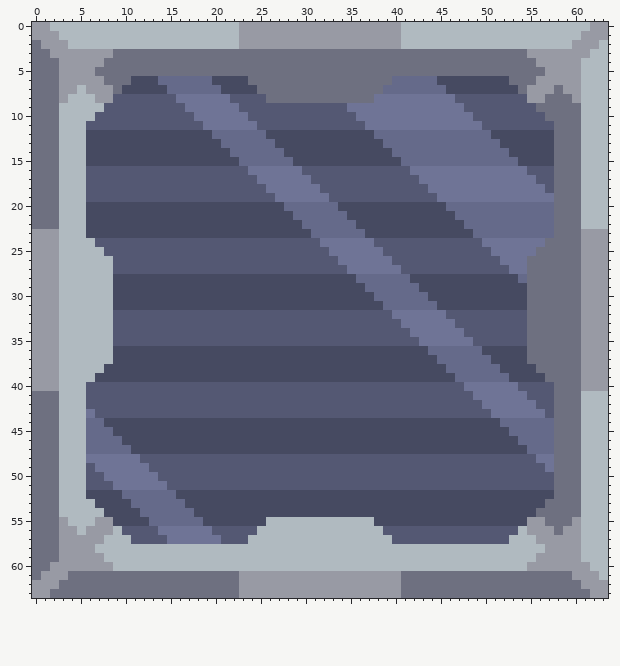
Pixel-art sprite -- assets/sprites/blocks/power/solar-panel.png. Above is the file before it was changed.
The file is 64x64 pixels.
And afterwards:
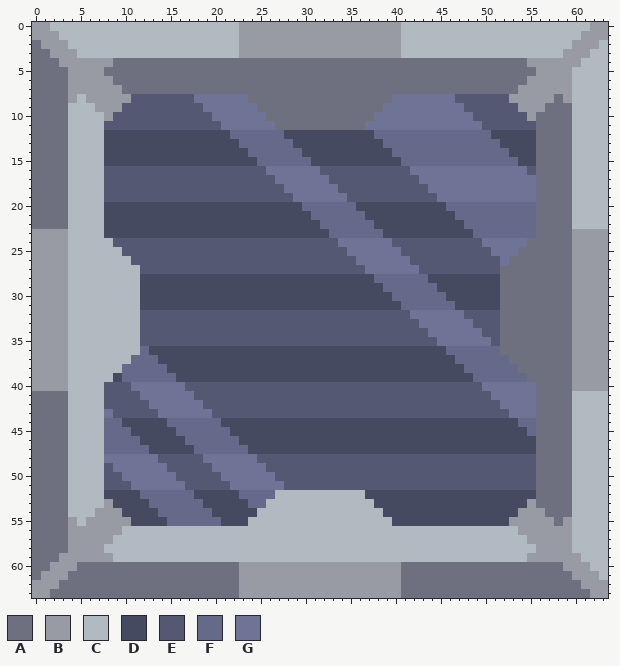
Palette (. is transparent): A #6e7080  B #989aa4  C #b0bac0  D #464a61  E #545873  F #656a8a  G #6f7496
Diff:
Changed rows in their new state; - is an unchanged pixel.
first column x 3:
 3 --CCCCCCCCCCCCCCCCCCBBBBBBBBBBBBBBBBBBCCCCCCCCCCCCCCCCCC--
 4 -----B----------------------------------------------B-----
 5 A---B------------------------------------------------B---C
 6 A----B--AAAAAAAAAAAAA----------------AAAAAAAAAAAAA--B----C
 7 A-B---BAAAAAAAAAAAAAAA--------------AAAAAAAAAAAAAAAB---B-C
 8 AB-B--BB-----EE----GGAA------------AA-------------BB--B-BC
 9 A---BBB-------EE----GGAAAAAAAAAAAAAA---------------BBB---C
10 A---CB---------EE----GGAAAAAAAAAAAA-----------------BA---C
11 A--CC-----------EE----GGAAAAAAAAAA-------------------AA--C
12 A--CC------------DD----FF----------------------------AA--C
13 A--CC-------------DD----FF---------------------------AA--C
14 A--CC--------------DD----FF--------------------------AA--C
15 A--CC---------------DD----FF-------------------------AA--C
16 A--CC----------------EE----GG------------------------AA--C
17 A--CC-----------------EE----GG-----------------------AA--C
18 A--CC------------------EE----GG----------------------AA--C
19 A--CC-------------------EE----GG---------------------AA--C
20 A--CC--------------------DD----FF--------------------AA--C
21 A--CC---------------------DD----FF-------------------AA--C
22 A--CC----------------------DD----FF------------------AA--C
23 B--CC-----------------------DD----FF-----------------AA--B
24 B---CC-----------------------EE----GG---------------AA---B
25 B----CC-----------------------EE----GG-------------AA----B
26 B-----CC-----------------------EE----GG-----------AA-----B
27 B-----CCC-----------------------EE----GG---------AAA-----B
28 B-----CCC------------------------DD----FF--------AAA-----B
29 B-----CCC-------------------------DD----FF-------AAA-----B
30 B-----CCC--------------------------DD----FF------AAA-----B
31 B-----CCC---------------------------DD----FF-----AAA-----B
32 B-----CCC----------------------------EE----GG----AAA-----B
33 B-----CCC-----------------------------EE----GG---AAA-----B
34 B-----CCC------------------------------EE----GG--AAA-----B
35 B-----CCC-------------------------------EE----GG-AAA-----B
36 B-----CCCF-------------------------------DD----FFAAA-----B
37 B-----CCFFF-------------------------------DD----FFAA-----B
38 B----CCFFFFF-------------------------------DD----FFAA----B
39 B---CC-FFFFFF-------------------------------DD----FFAA---B
40 B--CC---GGGGGG-------------------------------EE----GGAA--B
41 A--CC----GGGGGG-------------------------------EE----GAA--C
42 A--CC-----GGGGGG-------------------------------EE----AA--C
43 A--CCG-----GGGGGG-------------------------------EE---AA--C
44 A--CCFF-----FFFFFF-------------------------------DD--AA--C
45 A--CC-FF-----FFFFFF-------------------------------DD-AA--C
46 A--CC--FF-----FFFFFF-------------------------------DDAA--C
47 A--CC---FF-----FFFFFF-------------------------------DAA--C
48 A--CC----GG-----GGGGGG-------------------------------AA--C
49 A--CCE----GG-----GGGGGG------------------------------AA--C
50 A--CCEE----GG-----GGGGGG-----------------------------AA--C
51 A--CC-EE----GG-----GGGGGG----------------------------AA--C
52 A--CC--DD----FF-----FFFFCCCCCCCCCC-------------------AA--C
53 A---CB--DD----FF-----FFCCCCCCCCCCCC-----------------BA---C
54 A---BBB--DD----FF-----CCCCCCCCCCCCCC---------------BBB---C
55 AB-B--BB--DD----FF---CC------------CC-------------BB--B-BC
56 A-B---BCCCCCCCCCCCCCCC--------------CCCCCCCCCCCCCCCB---B-C
57 A----B--CCCCCCCCCCCCC----------------CCCCCCCCCCCCC--B----C
58 A---B------------------------------------------------B---C
59 -----B----------------------------------------------B-----
60 --AAAAAAAAAAAAAAAAAABBBBBBBBBBBBBBBBBBAAAAAAAAAAAAAAAAAA--
